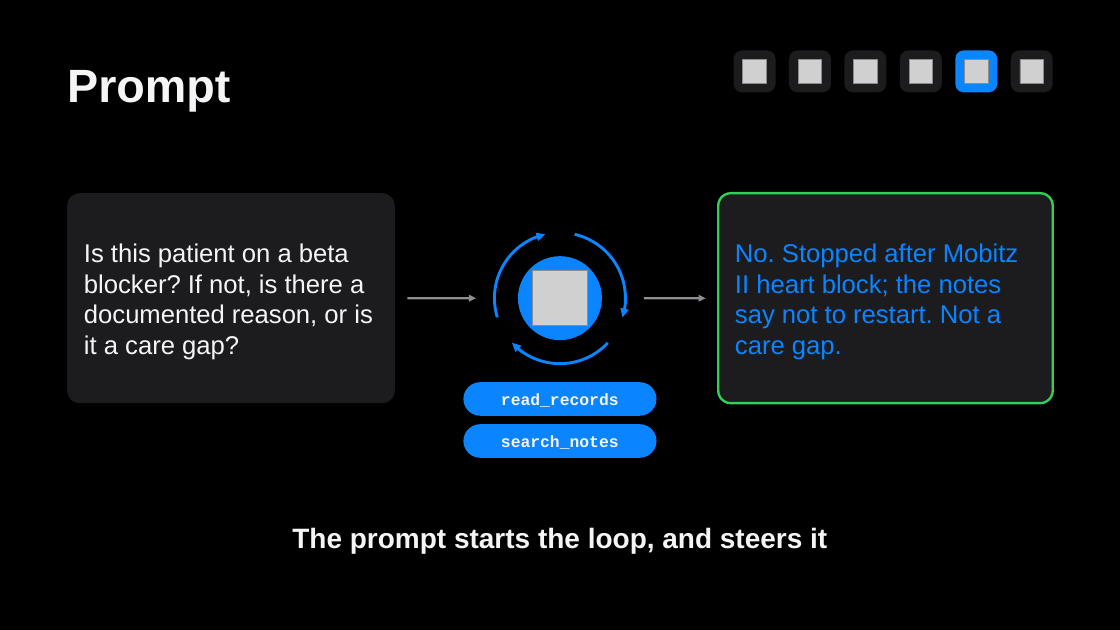
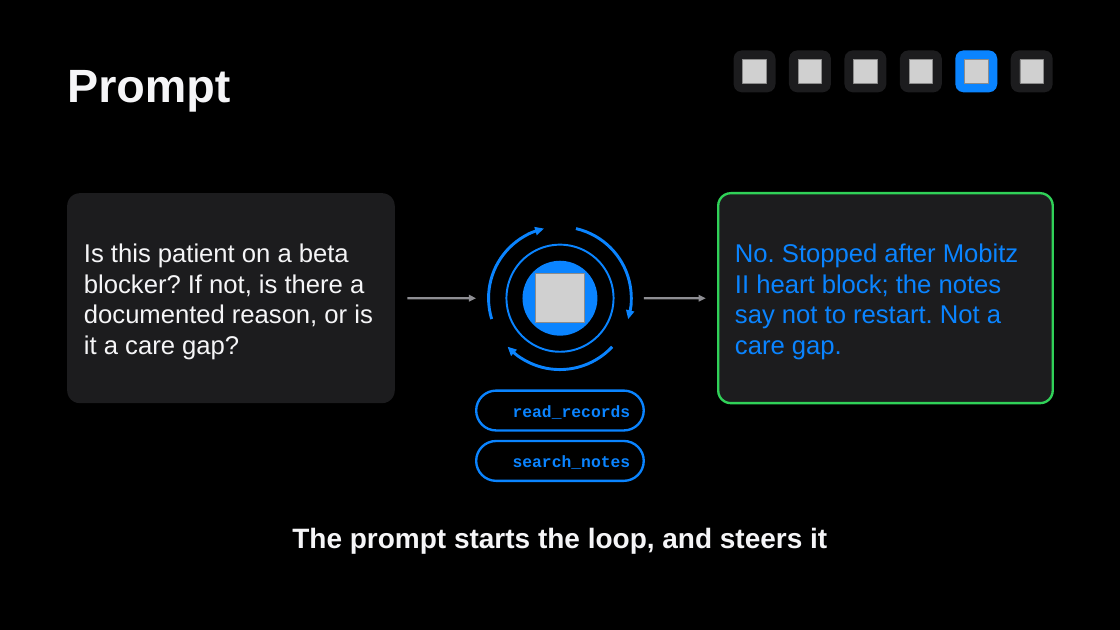
Before and after one commit to brunombatinica/qcor-2026, a slide deck: slide 25 of pptx/qcor-bruno-agents.pptx (slide 22 before the commit). Drawn at 1120x630 pixels with LibreOffice and Linux fonts; fonts in the diff are those of the drawing; grey boxes stand for pictures; background and template pictures are left out. Boxes give left, top, right and bottom in pixels: in the first picture for what was removed or moved away, otherwise in the second. Text is boxed around its words. In the diff, an @@ line names an element or a change of style, - is before the commit and + after.

```diff
--- a/pptx/qcor-bruno-agents.pptx
+++ b/pptx/qcor-bruno-agents.pptx
@@ arc (boxed as its full ellipse): place and size @@
-arc (boxed as its full ellipse) at [495, 233, 626, 364]
+arc (boxed as its full ellipse) at [489, 227, 632, 370]
@@ arc (boxed as its full ellipse): place and size @@
-arc (boxed as its full ellipse) at [495, 233, 626, 364]
+arc (boxed as its full ellipse) at [489, 227, 632, 370]
@@ arc (boxed as its full ellipse): place and size @@
-arc (boxed as its full ellipse) at [495, 233, 626, 364]
+arc (boxed as its full ellipse) at [489, 227, 632, 370]
@@ ellipse: place and size @@
-ellipse at [518, 256, 602, 340]
+ellipse at [507, 245, 613, 351]
@@ ellipse at [507, 245, 613, 351]: fill #0A84FF to none; outline none to #0A84FF 1.67 pt @@
@@ ellipse added at [523, 260, 597, 335], fill #0A84FF @@
@@ freeform shape added at [476, 391, 644, 430], fill #000000, outline #0A84FF 2 pt @@
@@ text "read_records": place and size @@
-text "read_records" at [464, 382, 657, 416]
+text "read_records" at [513, 405, 631, 419]
@@ text "read_records" at [513, 405, 631, 419]: text colour #F5F5F7 to #0A84FF; alignment centre to left; fill #0A84FF to none @@
@@ freeform shape added at [476, 441, 644, 481], fill #000000, outline #0A84FF 2 pt @@
@@ text "search_notes" at [513, 455, 631, 469]: text colour #F5F5F7 to #0A84FF; alignment centre to left; fill #0A84FF to none @@
@@ text "search_notes": place and size @@
-text "search_notes" at [464, 424, 657, 458]
+text "search_notes" at [513, 455, 631, 469]
```
Also in this commit, not shown: 14 other slides changed, 6 slides added, 3 slides removed, 5 other files.
